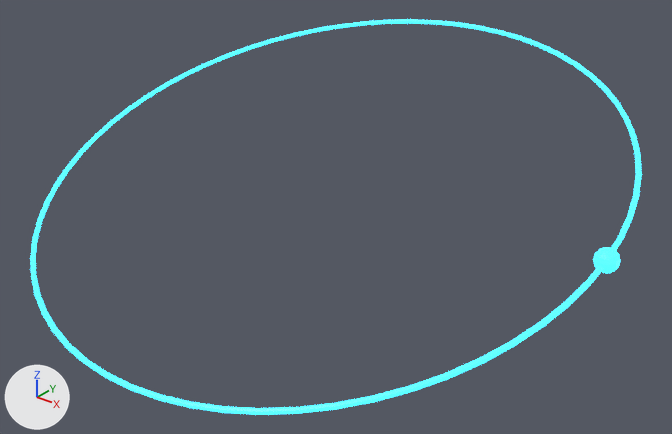
The glTF model game/assets/world/aetherfall/models/energy_orbit.glb as it was, and as the next commit left it.
Camera for both pictures: a camera (50 mm lens) standing at (14.08, -17.13, 9.42) and looking at (0.58, -0.26, -1.04). Arrows for +X, +Y and +Z are at lower left; the lights stay in place. The older version comes first. Where no turn or scale is listed for an object, it has been applied to the vertices.

Script lines for the objects in view, before the commit:
```python
mat_orbitenergy = principled_material('OrbitEnergy')
mat_orbitenergy.base_color = (0.02, 0.45, 0.8)  # cyan #27b3e7
mat_orbitenergy.emission_color = (0.03, 0.65, 1.0)  # cyan #30d3ff
mat_orbitenergy.emission_strength = 3.0
me_sphere = bpy.data.meshes.new('Sphere')
me_sphere.from_pydata(...)  # 114 vertices, 224 faces; spans x -0.28..0.28, y -0.279..0.279, z -0.279..0.279
me_sphere.materials.append(mat_orbitenergy)  # cyan #27b3e7, glowing cyan #30d3ff
me_torus = bpy.data.meshes.new('Torus')
me_torus.from_pydata(...)  # 512 vertices, 1024 faces; spans x -7.8..7.8, y -7.4..7.4, z -2.3..2.3
me_torus.materials.append(mat_orbitenergy)  # cyan #27b3e7, glowing cyan #30d3ff
ob_energyorbit = bpy.data.objects.new('EnergyOrbit', me_torus)
ob_energyorbit.location = (0.0, 0.0, 0.0)
ob_orbitbeacon = bpy.data.objects.new('OrbitBeacon', me_sphere)
ob_orbitbeacon.location = (7.7, 0.0, 0.0)
```
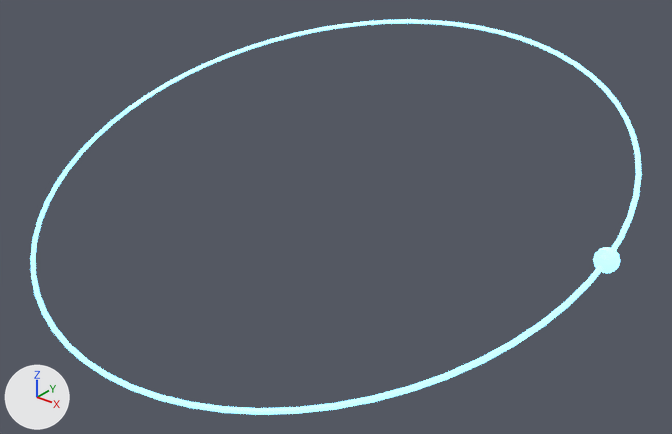
Where the change shows, as pixel boxes [x1, y1, x2, y2] in the pictures (672 x 434 px):
'EnergyOrbit', surface changed: [30, 19, 642, 415] in both
'OrbitBeacon', surface changed: [593, 247, 620, 274] in both

The change, as a diff of the scene's bpy script:
```diff
--- a/game/assets/world/aetherfall/models/energy_orbit.glb.py
+++ b/game/assets/world/aetherfall/models/energy_orbit.glb.py
@@ img_aetherfall_energy @@
+img_aetherfall_energy = load_image('aetherfall_energy', '../textures/ddf04c4d2e05f146dbe8cac29a72ed416883c3b4d113873984d948b53c93366d.png', 1024, 1024, 'sRGB')
@@ mat_orbitenergy @@
 mat_orbitenergy = bpy.data.materials.new('OrbitEnergy')
-# nodes: BsdfPrincipled, OutputMaterial
-# colours: cyan #27b3e7, cyan #30d3ff
+# nodes: BsdfPrincipled, Mapping, OutputMaterial, TexImage, UVMap
+# colours: cyan #89e1ff
+# uses the picture img_aetherfall_energy
```
